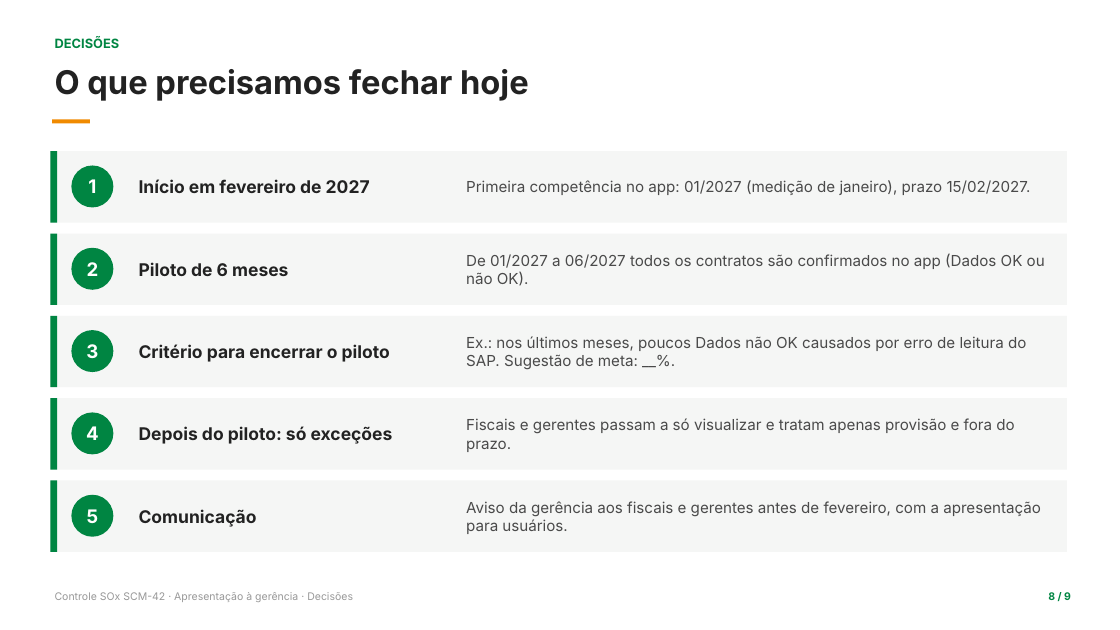
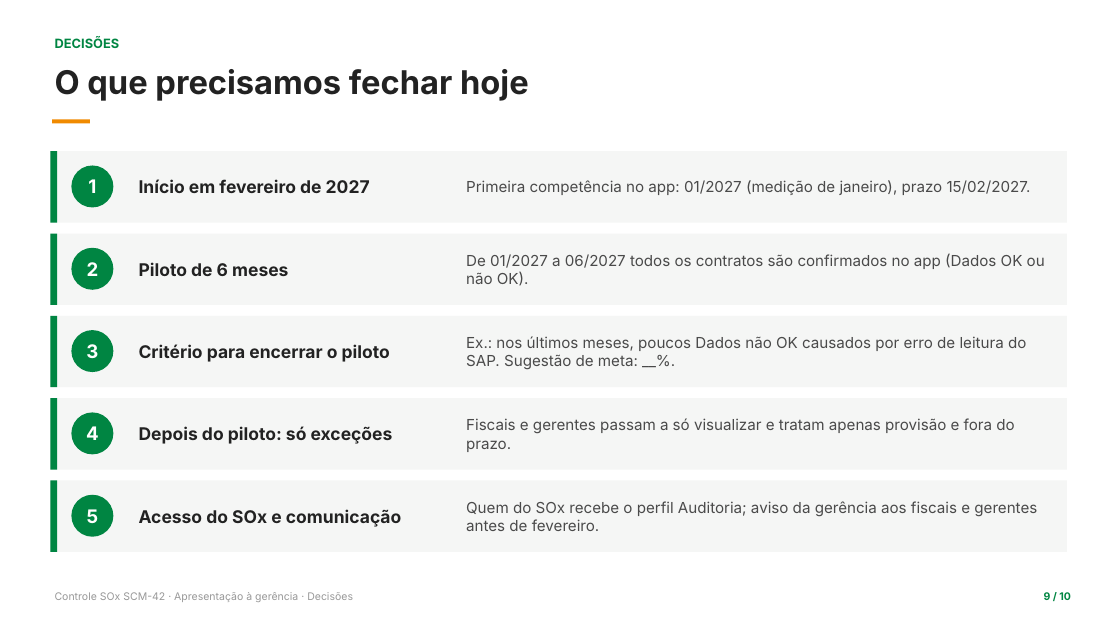
Before and after one commit to Levi1625/Levi1625, a slide deck: slide 9 of entregas/Apresentacao_Gerencia_Controle_SOx.pptx (slide 8 before the commit). Drawn at 1120x630 pixels with LibreOffice and Linux fonts; fonts in the diff are those of the drawing. Boxes give left, top, right and bottom in pixels: in the first picture for what was removed or moved away, otherwise in the second. Text is boxed around its words. In the diff, an @@ line names an element or a change of style, - is before the commit and + after.

```diff
--- a/entregas/Apresentacao_Gerencia_Controle_SOx.pptx
+++ b/entregas/Apresentacao_Gerencia_Controle_SOx.pptx
@@ text at (139,509,401,527): text changed @@
-Comunicação
+Acesso do SOx e comunicação
@@ text at (466,501,1037,531): text changed @@
-Aviso da gerência aos fiscais e gerentes antes de fevereiro, com a apresentação para usuários.
+Quem do SOx recebe o perfil Auditoria; aviso da gerência aos fiscais e gerentes antes de fevereiro.
@@ text at (1044,592,1071,600): text changed @@
-8 / 9
+9 / 10
```
Also in this commit, not shown: 6 other slides changed, 1 slide added.
